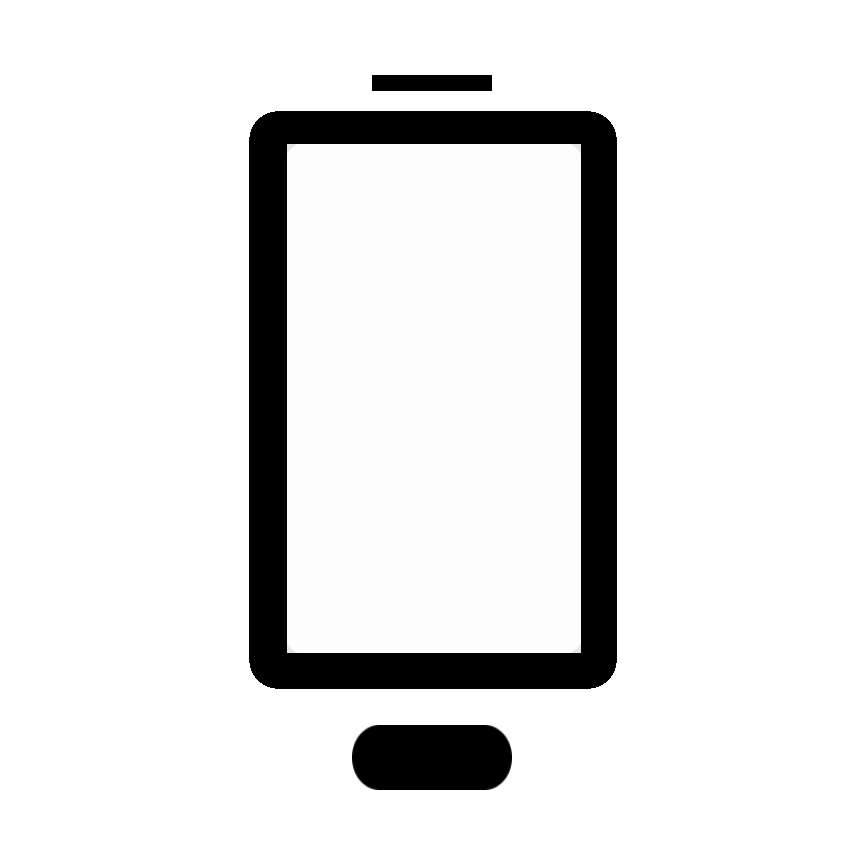
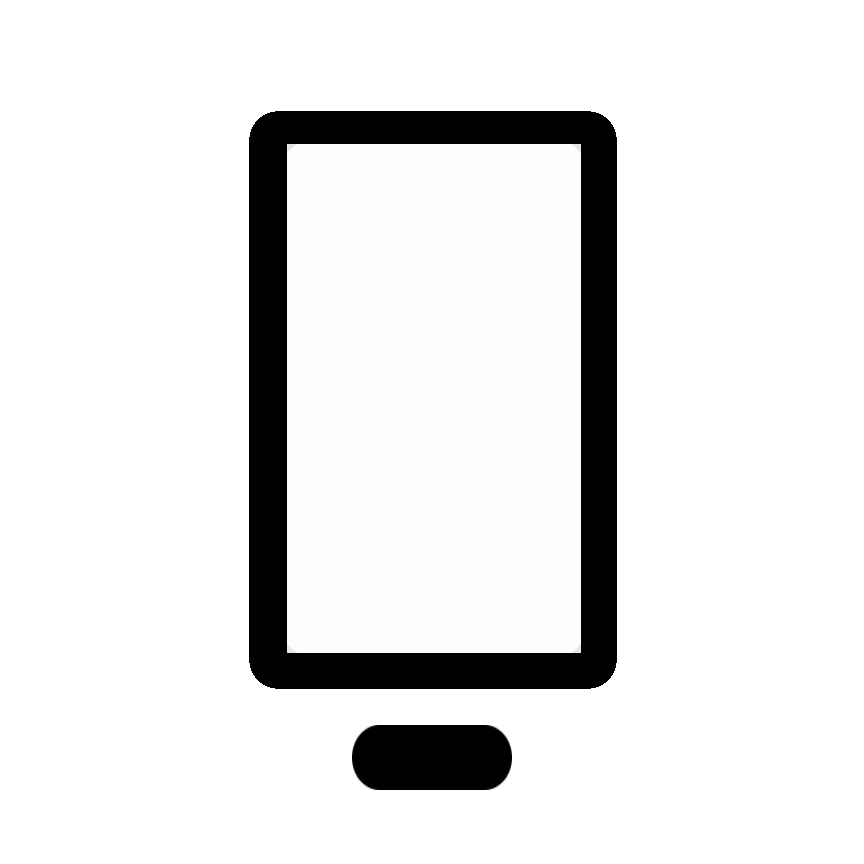
Layered file, before and after one edit (w=864, h=864). Changes by layer:
removed layer "microfono" over [372, 75, 492, 91]
